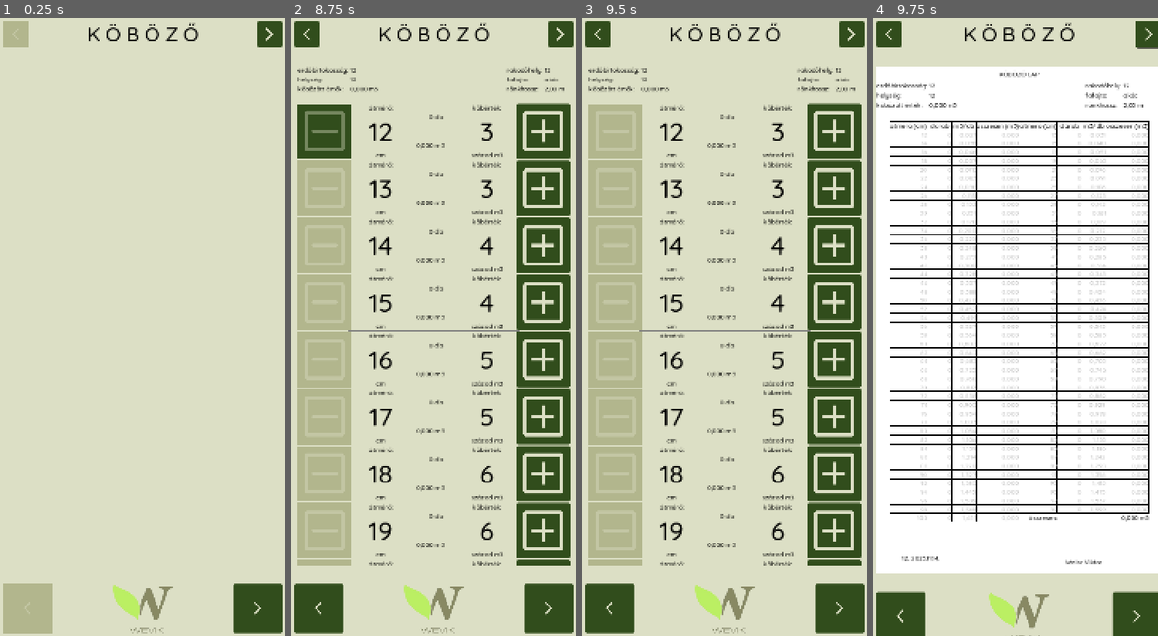
Above: before the commit, frames 1-4 (left to right).
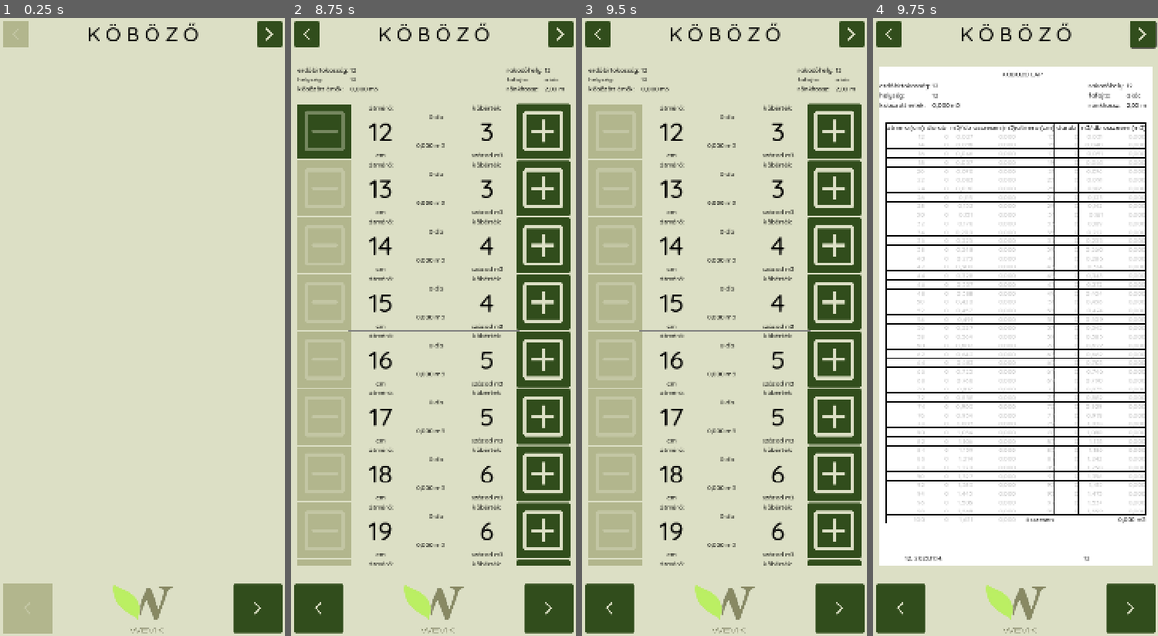
Above: after the commit, the same moments.

Repository: rolika/kob_g
Game: Godot game, scene res://main.tscn
The game is run twice, just before and just after one commit, with the same random seed, the same clock (stepped at 60 frames per second) and the same inputs.
Inputs (mouse positions are in pixels of both pictures, inside the frame that each line leads up to):
- Up to frame 1 (0.25 s): no input
- Up to frame 2 (8.75 s): click (558, 36) at 0.52 s; click (450, 160) at 1.27 s; type "12" at 1.35 s; click (450, 215) at 1.5 s; type "12" at 1.58 s; click (450, 271) at 1.73 s; type "12" at 1.82 s; click (450, 327) at 2.02 s; type "12" at 2.1 s; click (433, 605) at 2.75 s; click (558, 36) at 3.52 s; click "akác" at 4.25 s; click "2,00 m" at 5 s; click (541, 129) at 5.77 s; click (325, 129) at 6.5 s; click (541, 129) at 7.27 s; click (325, 129) at 8 s
- Up to frame 3 (9.5 s): click (724, 605) at 8.75 s
- Up to frame 4 (9.75 s): click (1140, 36) at 9.52 s

Frames 1-3 are identical in both runs. In frame 4, 24% of the frame differs, in the area x 1-100%, y 0-100%.

Commit message:
format report

Diff:
--- a/scenes/report.tscn
+++ b/scenes/report.tscn
@@ -35,26 +35,6 @@
 border_width_bottom = 1
 border_color = Color(0, 0, 0, 1)
 
-[sub_resource type="StyleBoxEmpty" id="StyleBoxEmpty_q5px1"]
-
-[sub_resource type="StyleBoxEmpty" id="StyleBoxEmpty_4lv02"]
-
-[sub_resource type="StyleBoxEmpty" id="StyleBoxEmpty_bsvqr"]
-
-[sub_resource type="StyleBoxEmpty" id="StyleBoxEmpty_txauj"]
-
-[sub_resource type="StyleBoxEmpty" id="StyleBoxEmpty_4fhai"]
-
-[sub_resource type="StyleBoxEmpty" id="StyleBoxEmpty_yvsl5"]
-
-[sub_resource type="StyleBoxEmpty" id="StyleBoxEmpty_fjlyb"]
-
-[sub_resource type="StyleBoxEmpty" id="StyleBoxEmpty_p25vq"]
-
-[sub_resource type="StyleBoxEmpty" id="StyleBoxEmpty_syq11"]
-
-[sub_resource type="StyleBoxEmpty" id="StyleBoxEmpty_nvk87"]
-
 [sub_resource type="StyleBoxEmpty" id="StyleBoxEmpty_smm52"]
 
 [node name="CenterContainer" type="CenterContainer"]
@@ -62,7 +42,7 @@
 offset_bottom = 40.0
 
 [node name="Report" type="ColorRect" parent="."]
-custom_minimum_size = Vector2(720, 1280)
+custom_minimum_size = Vector2(688, 1260)
 layout_mode = 2
 script = ExtResource("2_smm52")
 
@@ -78,15 +58,16 @@
 
 [node name="PileHead" parent="Report" instance=ExtResource("2_q5px1")]
 offset_top = 40.0
-offset_bottom = 80.0
+offset_right = 688.0
+offset_bottom = 131.0
 
 [node name="ReportGrid" type="GridContainer" parent="Report"]
 custom_minimum_size = Vector2(656, 0)
 layout_mode = 0
-offset_left = 32.0
-offset_top = 140.0
-offset_right = 688.0
-offset_bottom = 180.0
+offset_left = 16.0
+offset_top = 144.0
+offset_right = 672.0
+offset_bottom = 184.0
 theme_override_constants/h_separation = 0
 theme_override_constants/v_separation = 0
 columns = 8
@@ -162,7 +143,7 @@
 width = 2.0
 default_color = Color(0, 0, 0, 1)
 
-[node name="PersonButton" type="Button" parent="Report"]
+[node name="PersonLabel" type="Label" parent="Report"]
 custom_minimum_size = Vector2(200, 40)
 layout_mode = 0
 offset_left = 424.0
@@ -170,17 +151,6 @@
 offset_right = 624.0
 offset_bottom = 1272.0
 theme_override_colors/font_color = Color(0, 0, 0, 1)
-theme_override_styles/focus = SubResource("StyleBoxEmpty_q5px1")
-theme_override_styles/disabled_mirrored = SubResource("StyleBoxEmpty_4lv02")
-theme_override_styles/disabled = SubResource("StyleBoxEmpty_bsvqr")
-theme_override_styles/hover_pressed_mirrored = SubResource("StyleBoxEmpty_txauj")
-theme_override_styles/hover_pressed = SubResource("StyleBoxEmpty_4fhai")
-theme_override_styles/hover_mirrored = SubResource("StyleBoxEmpty_yvsl5")
-theme_override_styles/hover = SubResource("StyleBoxEmpty_fjlyb")
-theme_override_styles/pressed_mirrored = SubResource("StyleBoxEmpty_p25vq")
-theme_override_styles/pressed = SubResource("StyleBoxEmpty_syq11")
-theme_override_styles/normal_mirrored = SubResource("StyleBoxEmpty_nvk87")
 theme_override_styles/normal = SubResource("StyleBoxEmpty_smm52")
 text = "Weisz Viktor"
-
-[connection signal="pressed" from="Report/PersonButton" to="Report" method="_on_person_button_pressed"]
+horizontal_alignment = 1
--- a/scripts/report.gd
+++ b/scripts/report.gd
@@ -53,3 +53,4 @@
     var today = Time.get_date_dict_from_system()
     var date_fmt = DATE_FMT % [today.year, today.month, today.day]
     $DateLabel.text = DATE % [CurrentPile.city, date_fmt]
+    $PersonLabel.text = CurrentPile.person
Not shown: 1 places in scenes/report.tscn that only renumber resources
